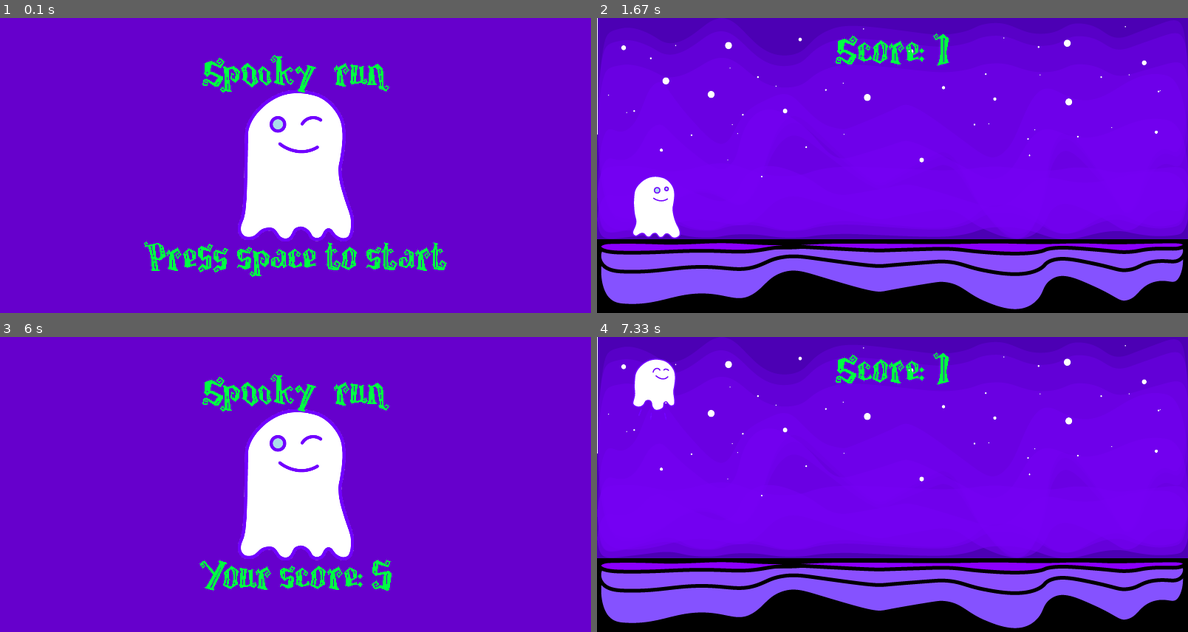
Above: before the commit, frames 1-4 (two rows, left to right).
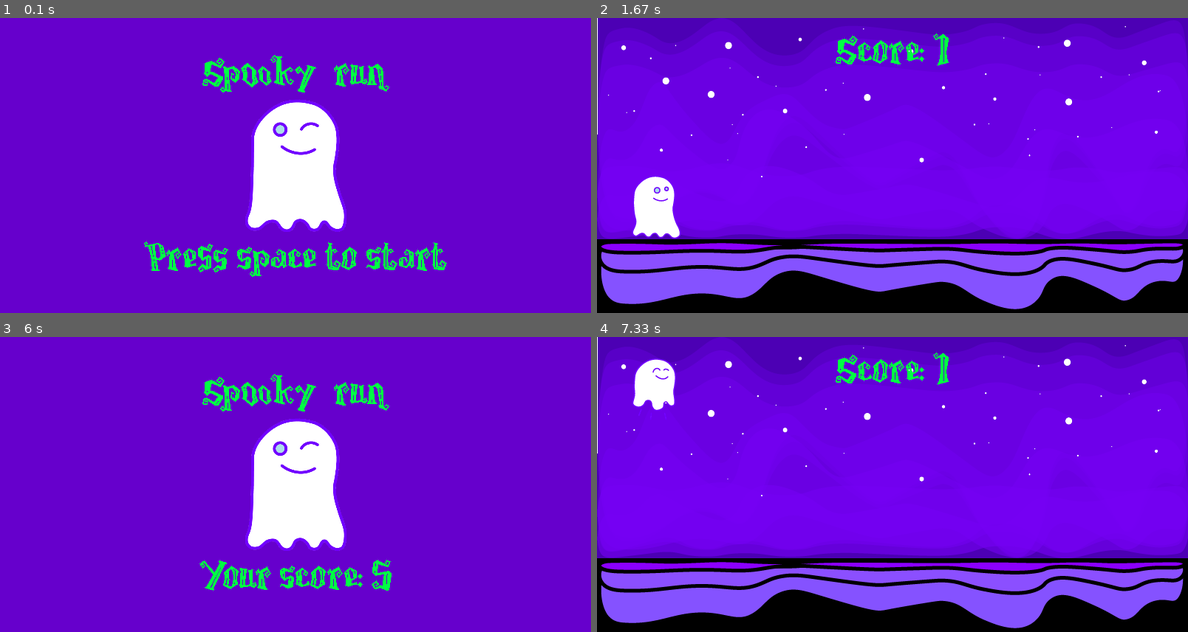
Above: after the commit, the same moments.

Repository: starowicz727/PygameProject
Game: pygame game, started from spooky_run.py
Two runs of this game, one before a commit and one after it. Both use one fixed random seed, a clock stepped at 60 frames per second and the inputs below.
Inputs:
- Up to frame 1 (0.1 s): no input
- Up to frame 2 (1.67 s): tap Space at 0.33 s
- Up to frame 3 (6 s): tap Space at 3.17, 3.57, 3.87, 4.07, 4.4, 4.7, 4.9, 5.2, 5.8 s
- Up to frame 4 (7.33 s): tap Space at 6.1, 6.23, 6.63, 6.93 s

The runs differ from the first frame. In frame 1, 3.0% of the frame differs, in the area x 40-60%, y 24-76%; in frame 2, nothing differs; in frame 3, 3.0%; in frame 4, nothing differs.

Commit message:
dodanie komentarzy

Diff:
--- a/graphics/spooky_run.py
+++ b/spooky_run.py
@@ -1,5 +1,5 @@
 import pygame
-#c:\users\staro\appdata\local\packages\pythonsoftwarefoundation.python.3.9_qbz5n2kfra8p0\localcache\local-packages\python39\site-packages (2.1.0)
+
 from sys import exit
 from random import randint, choice
 
@@ -45,16 +45,16 @@
 		self.apply_gravity()
 		self.animation_state()
 
-class Obstacle(pygame.sprite.Sprite):
+class Opponent(pygame.sprite.Sprite):
 	def __init__(self,type):
 		super().__init__()
 
-		if type == 'bat':
+		if type == 'bat': #pierwszy przeciwnik jest nietoperzem
 			bat_1 = pygame.image.load('graphics/bat/bat1.png').convert_alpha() # wczytujemy pierwszy obrazek poruszania nietoperza
 			bat_2 = pygame.image.load('graphics/bat/bat2.png').convert_alpha() # i drugi
 			self.frames = [bat_1,bat_2] # lista dwóch obrazków poruszania
 			y_pos = 210 # pozycja tego przeciwnika jest wyższa niż kolejnego
-		else:
+		else:  # drugi przeciwnik jest pająkiem
 			spider_1 = pygame.image.load('graphics/spider/spider1.png').convert_alpha() # wczytujemy pierwszy obrazek poruszania pająka
 			spider_2 = pygame.image.load('graphics/spider/spider2.png').convert_alpha() # i drugi
 			self.frames = [spider_1,spider_2] # lista dwóch obrazków poruszania
@@ -70,26 +70,26 @@
 			self.animation_index = 0  # znowu ustawiamy index na 0
 		self.image = self.frames[int(self.animation_index)] # ustawiamy jeden z dwóch obrazków z tablicy
 
+	def destroy(self):
+		if self.rect.x <= -100:  #gdy przeciwnik znika z planszy
+			self.kill() # usuwamy obiekt
+
 	def update(self):
 		self.animation_state()
 		self.rect.x -= 6 # przeciwnik będzie przesuwał się z każdą klatką w lewo
 		self.destroy() # tu sprawdzamy czy należy już usunąć przeciwnika
 
-	def destroy(self):
-		if self.rect.x <= -100:  #gdy przeciwnik znika z planszy
-			self.kill() # usuwamy obiekt
-
                                                         #  v czyli od momentu w kodzie pygame.init()
 def display_score(): #get_ticks() mówi nam ile czasu minęło odkąd cała gra w pygame się rozpoczęła,a nie pojedyncza rozgrywka,
 	current_time = int(pygame.time.get_ticks() / 1000) - start_time  # dlatego musimy odejmować start_time + dzielimy przez 1000 żeby liczby były mniejsze
-	score_surf = test_font.render(f'Score: {current_time}',False,(0,255,68)) #tworzymy surface do wyświetlania wyników
+	score_surf = text_font.render(f'Score: {current_time}',False,(0,255,68)) #tworzymy surface do wyświetlania wyników
 	score_rect = score_surf.get_rect(center = (400,50))  #tworzymy rectangle dla score_surf i ustawiamy go na środku
 	screen.blit(score_surf,score_rect)
 	return current_time #zwracamy obecny czas żeby przypisywać go do punktacji
 
 def collision_sprite():  # funkcja potrzebna do sprawdzania kolizji obiektow klasy Sprite
-	if pygame.sprite.spritecollide(player.sprite,obstacle_group,False): # jeśli doszło do kolizji
-		obstacle_group.empty() # usuwamy wszystkich przeciwników
+	if pygame.sprite.spritecollide(player.sprite,opponent_group,False): # jeśli doszło do kolizji
+		opponent_group.empty() # usuwamy wszystkich przeciwników
 		return False # zwróć false (dzięki temu game_active=false  i rozgrywka się kończy)
 	else:
 		return True
@@ -99,37 +99,37 @@
 screen = pygame.display.set_mode((800,400))#okno ma wysokość 400 i szerokość 800
 pygame.display.set_caption('SpookyRun') # tytuł okna
 clock = pygame.time.Clock() #clock pomoże nam z utrzymaniem odpowiedniej liczby klatek na sekundę
-test_font = pygame.font.Font('font/MonsterPumpkin.ttf', 50) #wczytujemy czcionkę, z którą można potem napisać tekst metodą render
+text_font = pygame.font.Font('font/MonsterPumpkin.ttf', 50) #wczytujemy czcionkę, z którą można potem napisać tekst metodą render
 game_active = False
 start_time = 0  # na początku czas musi wynosić 0
 score = 0 # na początku rozgrywki mamy 0 punktów
 background_Music = pygame.mixer.Sound('audio/music.wav') # importujemy plik z muzyką na tło gry
-background_Music.set_volume(0.4)  # zmniejszamy głośność muzyki w tle
+background_Music.set_volume(0.1)  # zmniejszamy głośność muzyki w tle
 background_Music.play(loops = -1) # ustawiamy zapętlenie na nieskończenie wiele razy
 
-#Groups
+#Grupy klas
 player = pygame.sprite.GroupSingle() # w pygame jest Group i GroupSingle() - i najpierw trzeba utworzyć taką grupę
 player.add(Player()) # tu dodajemy do single group naszego gracza
 
-obstacle_group = pygame.sprite.Group() # tworzymy grupę przeciwników
+opponent_group = pygame.sprite.Group() # tworzymy grupę przeciwników
 												   #convert() przyspiesza grę, sprawia ze obrazek jest 'lepiej załadowany' w pythonie
 sky_surface = pygame.image.load('graphics/Sky.png').convert() # obrazek nieba będzie załadowany jako 1
 ground_surface = pygame.image.load('graphics/ground.png').convert() # a nad nim będzie obrazek podłoża dlatego poinżej w screen.blit(ground_surface,(0,300))
 																	#dodajemy przesunięcie, żeby podłoże nie zasłaniało nieba
-# Intro screen
-player_stand = pygame.image.load('graphics/player/ghost_start.png').convert_alpha() #importujemy zdjęcie startowe
-player_stand = pygame.transform.rotozoom(player_stand,0, 0.40) #skalujemy zdjęcie startowe, żeby było ponad 2 razy mniejsze
-player_stand_rect = player_stand.get_rect(center = (400,200))
+# To będzie na ekranie:
+ghost_startPng = pygame.image.load('graphics/player/ghost_start.png').convert_alpha() #importujemy zdjęcie startowe
+ghost_startPng = pygame.transform.rotozoom(ghost_startPng,0, 0.35) #skalujemy zdjęcie startowe, żeby było ponad 2 razy mniejsze
+ghost_startPng_rect = ghost_startPng.get_rect(center = (400,200))
 
-game_name = test_font.render('Spooky  run',False,(0,255,68))
+game_name = text_font.render('Spooky  run',False,(0,255,68))
 game_name_rect = game_name.get_rect(center = (400,80))
 
-game_message = test_font.render('Press space to start',False,(0,255,68))
+game_message = text_font.render('Press space to start',False,(0,255,68))
 game_message_rect = game_message.get_rect(center = (400,330))
 
 # Timer do tworzenia przeciwników co pewnien czas
-obstacle_timer = pygame.USEREVENT + 1 # tworzymy tu customowy event (dodajemy +1 żeby mieć pewność że dany userevent nie był zarezerwowany dla pygame)
-pygame.time.set_timer(obstacle_timer,1500)  # który ma się wydarzyć co 1500 milisekund
+opponent_timer = pygame.USEREVENT + 1 # tworzymy tu customowy event (dodajemy +1 żeby mieć pewność że dany userevent nie był zarezerwowany dla pygame)
+pygame.time.set_timer(opponent_timer,1500)  # który ma się wydarzyć co 1500 milisekund
 
 while True:  # główna pętla gry
 	for event in pygame.event.get():# tu sprawdzamy możliwy input gracza
@@ -138,8 +138,8 @@
 			exit() #ten fragment zamknie pętle while=wyłączy całkowicie program
 
 		if game_active:
-			if event.type == obstacle_timer: #ustalamy prawdopodobieństwo=2/5 na wylosowanie nietoperza i 3/5 na wylosowanie pająka
-				obstacle_group.add(Obstacle(choice(['bat','bat','spider','spider','spider']))) # tu tworzymy instancje naszych przeciwników
+			if event.type == opponent_timer: #ustalamy prawdopodobieństwo=2/5 na wylosowanie nietoperza i 3/5 na wylosowanie pająka
+				opponent_group.add(Opponent(choice(['bat','bat','spider','spider','spider']))) # tu tworzymy instancje naszych przeciwników
 		else: # gdy gra nie jest jeszcze aktywna
 			if event.type == pygame.KEYDOWN and event.key == pygame.K_SPACE: # gdy naciśniemy spację
 				game_active = True # gra staje się aktywna
@@ -154,16 +154,16 @@
 		player.draw(screen) # tu rysujemy/ wyświetlamy naszego gracza
 		player.update()
 
-		obstacle_group.draw(screen) # tu wyświetlamy/rysujemy naszych przeciwników
-		obstacle_group.update()
+		opponent_group.draw(screen) # tu wyświetlamy/rysujemy naszych przeciwników
+		opponent_group.update()
 
 		game_active = collision_sprite() #tu sprawdzamy czy następują kolizje, które mogłyby skończyć grę
 
 	else:# jeśli gra się skończyła albo jeszcze nie zaczęła
 		screen.fill((102,0,204)) #wypełniamy ekran kolorem
-		screen.blit(player_stand,player_stand_rect)
+		screen.blit(ghost_startPng,ghost_startPng_rect)
 
-		score_message = test_font.render(f'Your score: {score}',False,(0,255,68))
+		score_message = text_font.render(f'Your score: {score}',False,(0,255,68))
 		score_message_rect = score_message.get_rect(center = (400,330))
 		screen.blit(game_name,game_name_rect)
 
